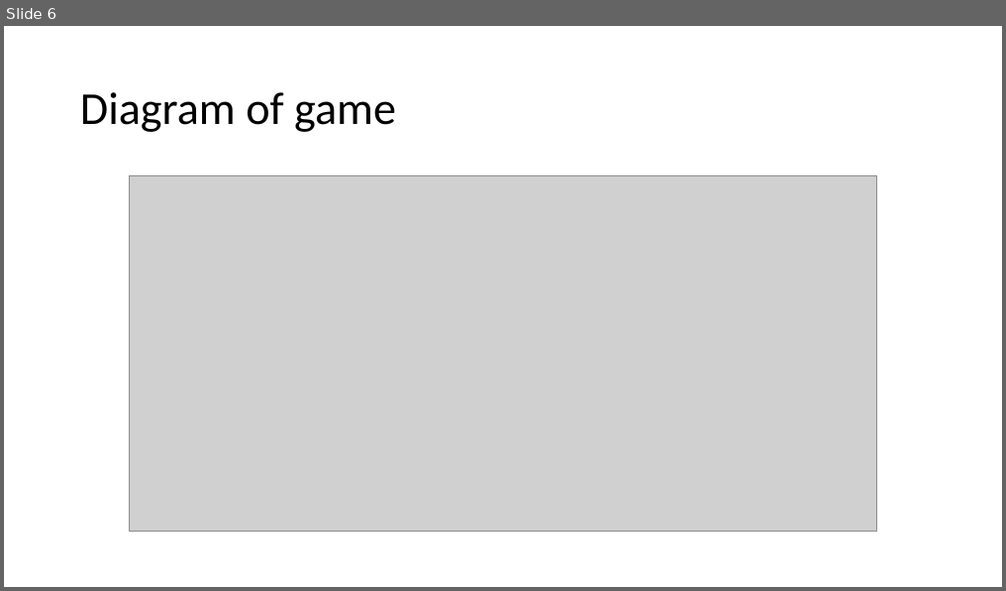
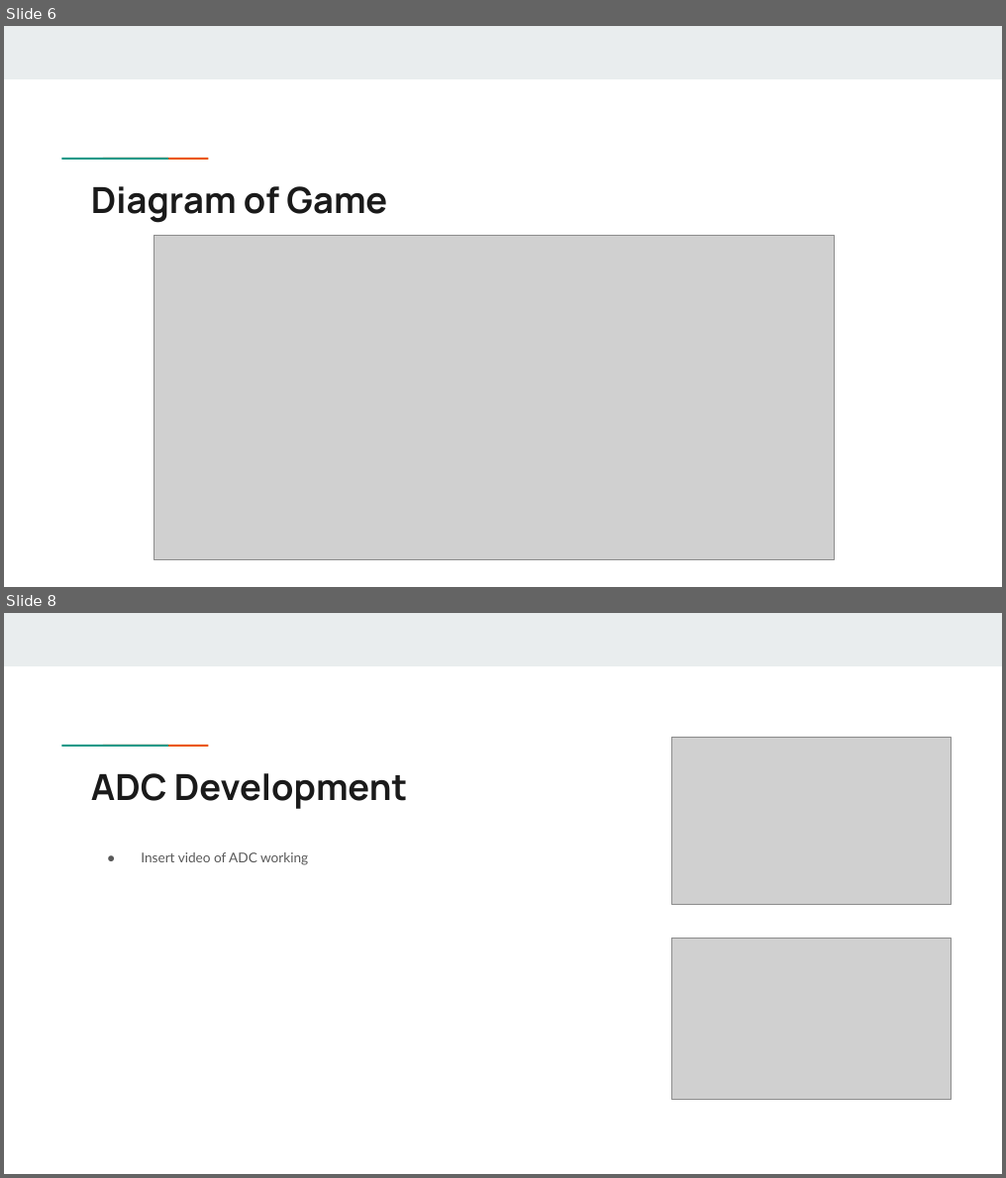
Before and after one commit to xu842251462/EC551_FinalProject, a slide deck: Presentations/EC551SecondProjectPresentation.pptx. Shown one above the other, each under a label of ours: slide 6 before the commit, slides 6 and 8 after it; the slides between them are not shown. The pictures are 1006x591 and 1006x1178 pixels, drawn with LibreOffice and Linux fonts; fonts in the diff are those of the drawing; grey boxes stand for pictures. Boxes give left, top, right and bottom in pixels: in the first picture for what was removed or moved away, otherwise in the second. Text is boxed around its words. In the diff, an @@ line names an element or a change of style, - is before the commit and + after.

Commit message:
Update EC551SecondProjectPresentation.pptx
Combined ADC and Game slides

```diff
--- a/Presentations/EC551SecondProjectPresentation.pptx
+++ b/Presentations/EC551SecondProjectPresentation.pptx
@@ slide 8 added at [4,613,1002,1174], background #FFFFFF; not listed: 3 template elements that a slide beside it also shows @@
@@ picture added at [672,737,951,904] @@
@@ title added at [91,773,407,809], 34.7 pt, text #1A1A1A, bold @@
+ADC Development
@@ text added at [141,853,308,865], 13 pt, text #595959 @@
+● Insert video of ADC working
@@ picture added at [672,939,951,1100] @@
@@ slide 6 changed as well @@
@@ rectangle added at [4,26,1002,79], fill #E9EDEE @@
@@ title "Diagram of Game" at [91,186,387,223]: vertical alignment middle to top @@
@@ rectangle added at [94,157,136,162], fill #1A9988 @@
@@ rectangle added at [136,156,176,161], fill #EB5600 @@
@@ title at [91,186,387,223]: text changed; size 44 to 34.7 pt; font Calibri to Manrope; text colour #000000 to #1A1A1A; bold on @@
-Diagram of game
+Diagram of Game
@@ picture: place and size @@
-picture at [130,175,877,532]
+picture at [154,236,835,560]
```
Also in this commit, not shown: 5 other slides changed, 5 other slides added, 1 slide removed.
